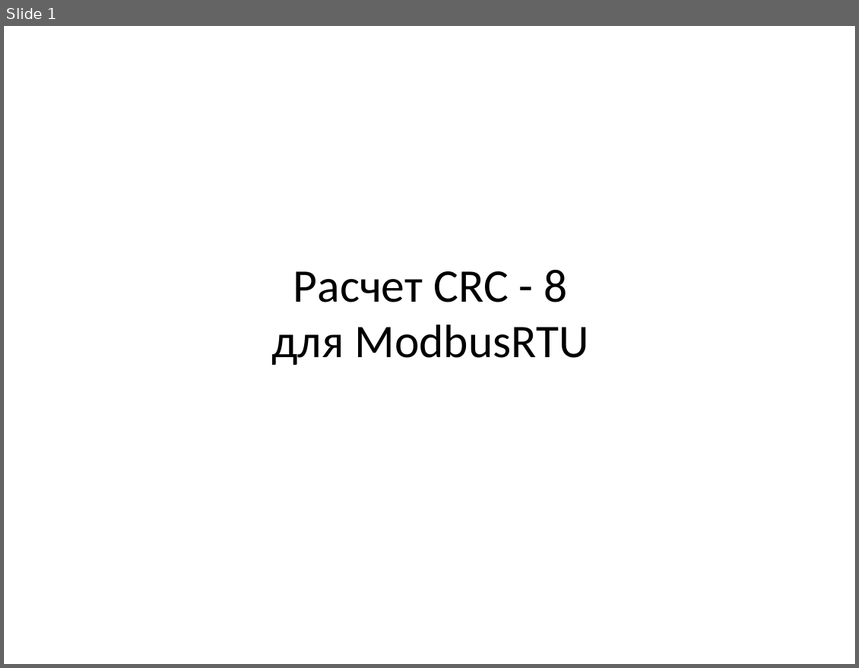
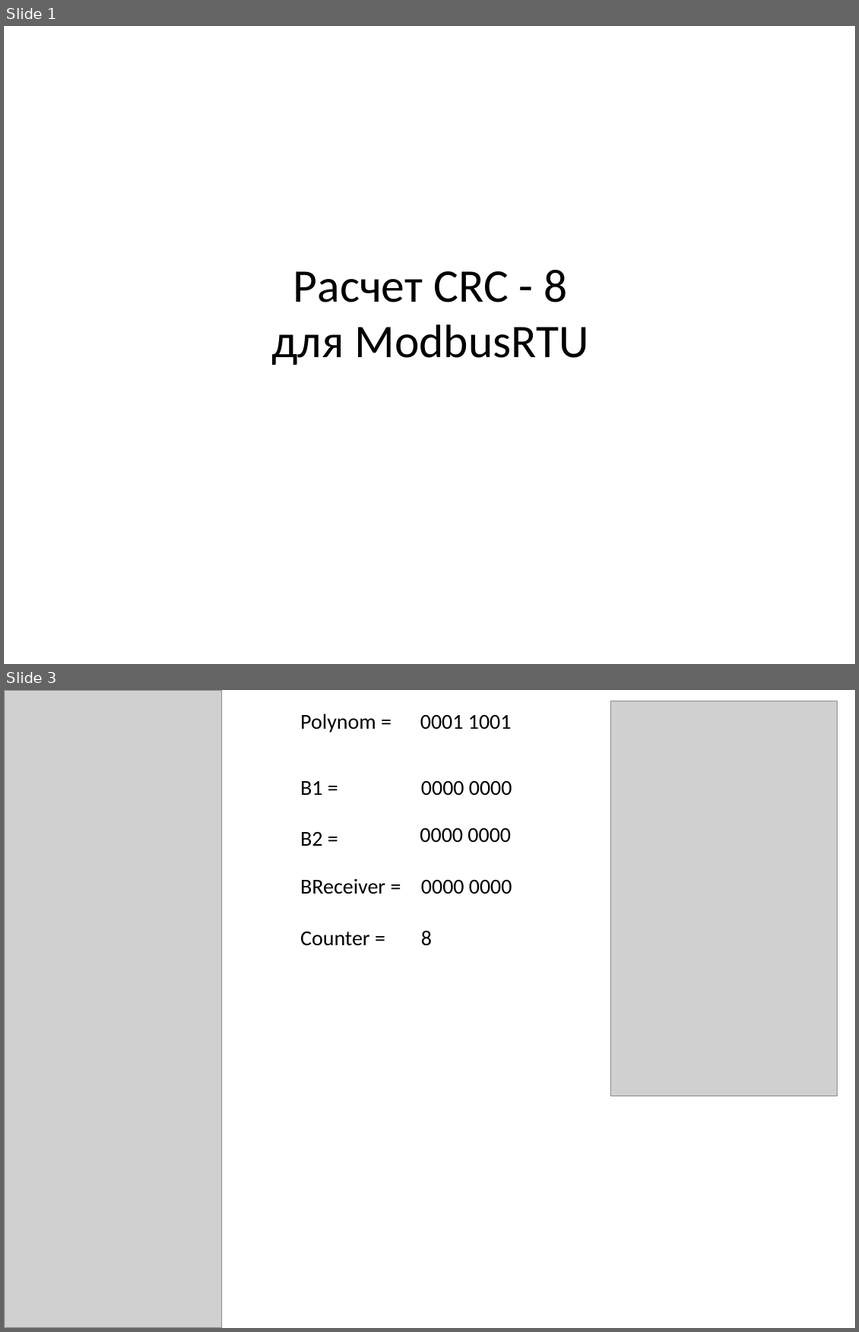
Before and after one commit to MAXXXYMIRON/ModbusRTU, a slide deck: CRC - 8 ModBusRTU.pptx. Shown one above the other, each under a label of ours: slide 1 before the commit, slides 1 and 3 after it; the slides between them are not shown. The pictures are 859x668 and 859x1332 pixels, drawn with LibreOffice and Linux fonts; fonts in the diff are those of the drawing; grey boxes stand for pictures. Boxes give left, top, right and bottom in pixels: in the first picture for what was removed or moved away, otherwise in the second. Text is boxed around its words. In the diff, an @@ line names an element or a change of style, - is before the commit and + after.

```diff
--- a/CRC - 8 ModBusRTU.pptx
+++ b/CRC - 8 ModBusRTU.pptx
@@ slide 3 added at bbox=[4, 690, 855, 1328], background #FFFFFF @@
@@ picture added at bbox=[4, 690, 222, 1328] @@
@@ picture added at bbox=[611, 701, 837, 1097] @@
@@ text added at bbox=[300, 714, 512, 733], 18 pt, text #000000 @@
+Polynom = 0001 1001
@@ text added at bbox=[300, 781, 386, 946], 18 pt, text #000000 @@
+B1 =
+B2 =
+BReceiver =
+Counter =
@@ text added at bbox=[421, 781, 512, 795], 18 pt, text #000000 @@
+0000 0000
@@ text added at bbox=[420, 828, 511, 843], 18 pt, text #000000 @@
+0000 0000
@@ text added at bbox=[421, 880, 512, 894], 18 pt, text #000000 @@
+0000 0000
@@ text added at bbox=[421, 931, 432, 946], 18 pt, text #000000 @@
+8
```
Also in this commit, not shown: 1 slide changed, 1 other slide added, 2 slides removed, 2 other files.
